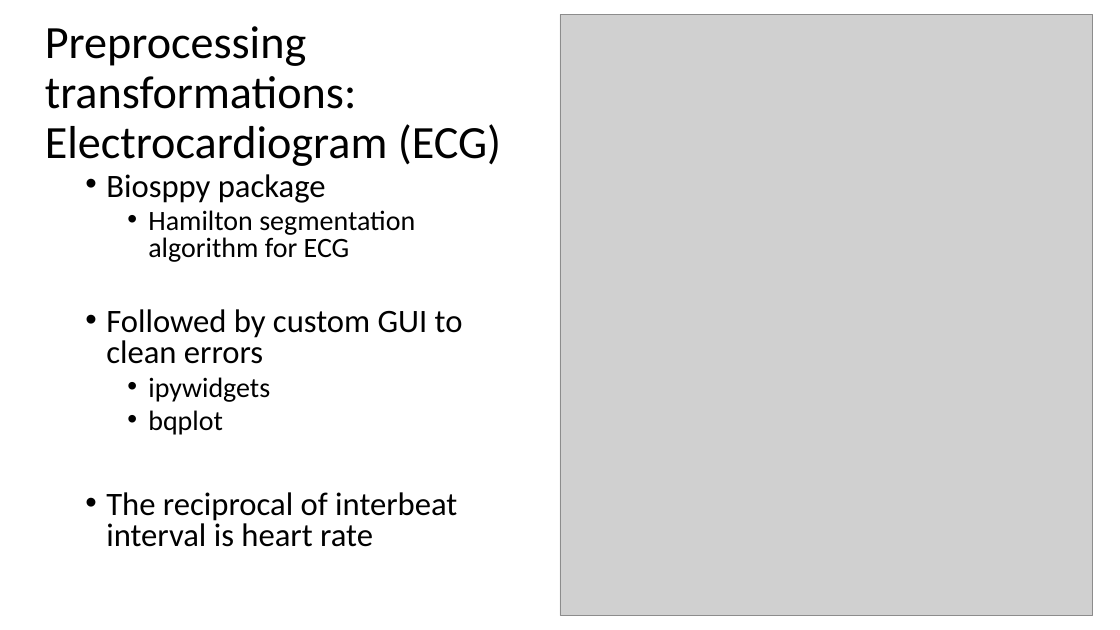
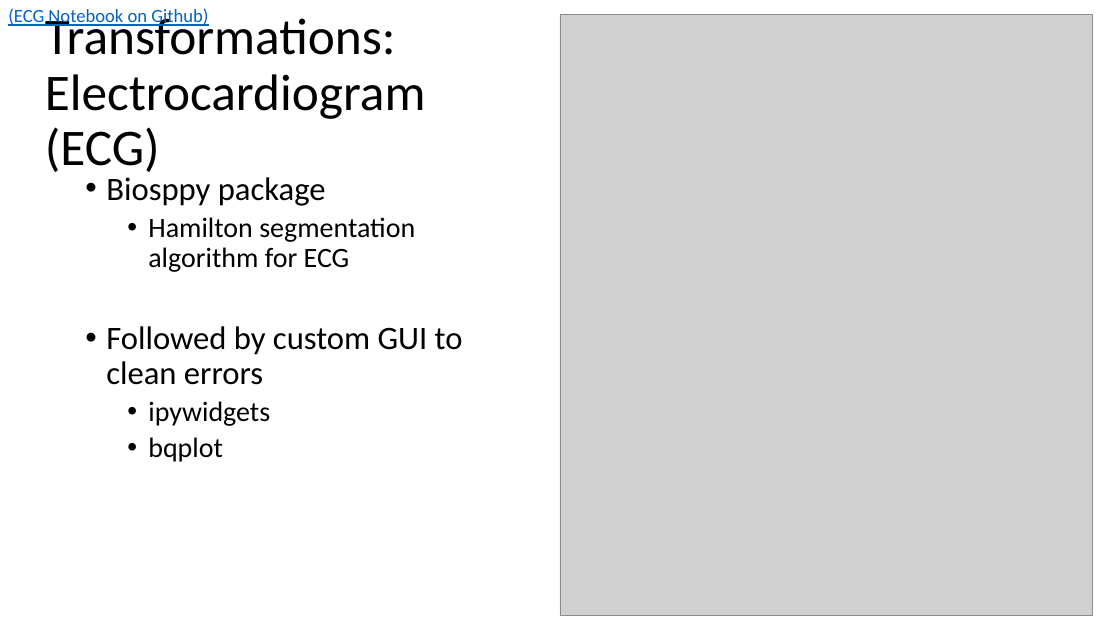
Before and after one commit to WalterPiTheScienceGuy/Springboard_Capstone2, a slide deck: slide 9 of Capstone2/reports/Springboard Capstone 2 ppt.pptx. Drawn at 1120x630 pixels with LibreOffice and Linux fonts; fonts in the diff are those of the drawing; grey boxes stand for pictures. Boxes give left, top, right and bottom in pixels: in the first picture for what was removed or moved away, otherwise in the second. Text is boxed around its words. In the diff, an @@ line names an element or a change of style, - is before the commit and + after.

```diff
--- a/Capstone2/reports/Springboard Capstone 2 ppt.pptx
+++ b/Capstone2/reports/Springboard Capstone 2 ppt.pptx
@@ text added at (8,8,208,28), 16 pt, text #0563C1, underline @@
+(ECG Notebook on Github)
@@ title at (45,12,426,178): text changed; size 39.6 to 44 pt @@
-Preprocessing transformations:
-Electrocardiogram (ECG)
+Transformations:
+Electrocardiogram (ECG)
@@ text "Biosppy package" at (106,177,463,462): line spacing 0.8 to 0.9 @@
@@ text at (106,492,457,547): paragraph removed @@
-• The reciprocal of interbeat interval is heart rate
```
Also in this commit, not shown: 19 other slides changed, 1 slide added, 2 slides removed.
